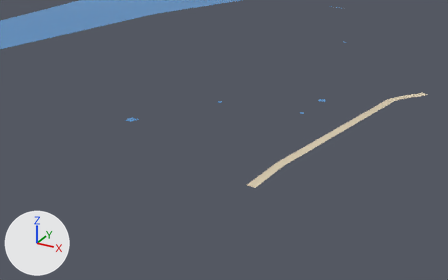
The glTF model public/assets/bengaluru-region-v1/tiles/t39_21-l1.glb, before and after one commit.
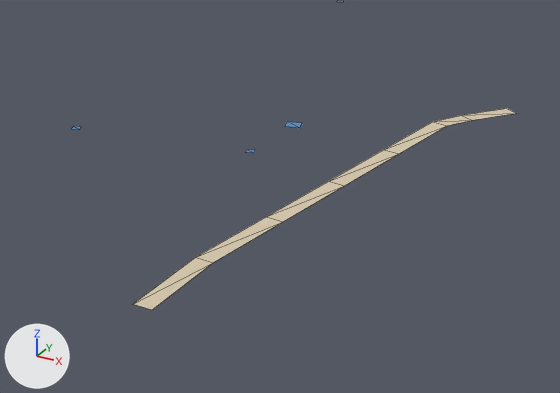
Each version is shown whole from a 50 mm lens placed at (20086.0, 10219.0, 167.0), pointed at (19880.0, 10593.0, -20.0), then close up on the part from 41% to 100% of the width and 15% to 81% of the height. Every picture has the same lights, and +X, +Y and +Z are marked at lower left. The last two pictures show the newer version. The close-ups show mesh edges as thin lines.

In view in the first close-up: 'ground' and 1 more.
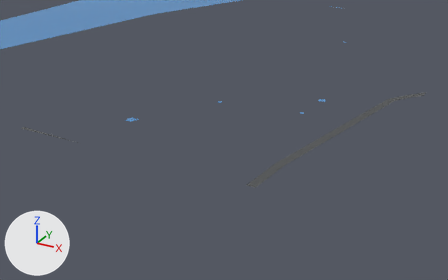
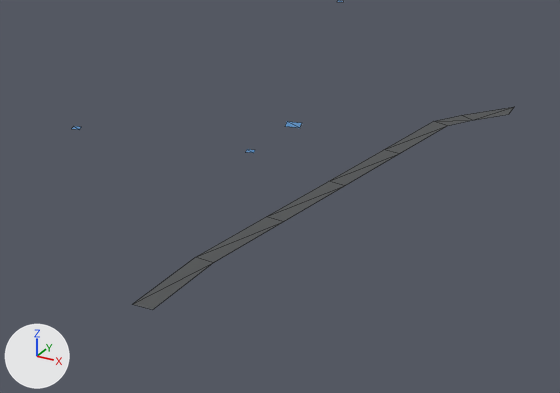
Changed parts and their boxes [x1, y1, x2, y2] in the close-ups (560 x 393 px; the box of a moved part takes in the faces that stretch with it):
'ground', reshaped
    before: [134, 108, 515, 310]
    after: [133, 107, 514, 309]
part 1 of me_ground, moved or reshaped
    before: [462, 108, 515, 120]
    after: [461, 107, 514, 120]
part 2 of me_ground, recoloured
    both: [134, 114, 491, 309]

Edits to the bpy script that builds the scene:
```text
Change me_ground:
    used by ob_ground; location = (19500.0, 10500.0, 0.0)
    verts and faces of me_ground; kept vertices keep their numbers, new ones are numbered from 16
    before: 12 (485.0, 194.0, 1.0) at pixel (461, 115), 13 (490.0, 190.0, 1.0) at pixel (472, 120), 14 (498.0, 210.0, 1.0) at pixel (506, 108), 15 (502.0, 207.0, 1.0) at pixel (516, 113)
    remove me_ground.from_pydata(...)  # 16 vertices, 14 faces; spans x 445.0..502.0, y 0.0..210.0, z 1.0
    add me_ground.from_pydata(...)  # 21 vertices, 17 faces; spans x 270.0..500.0, y 0.0..213.0, z 1.0
    me_ground part 1
    add delete_vertices([14])  # with the faces that use them
    add verts[15] = (500.0, 213.0, 1.0)  # moved, pixel (514, 106)
    add verts[21] = (500.0, 204.0, 1.0)  # pixel (508, 114)
    add faces += [(13, 21, 15)]
    me_ground part 2: 13 kept faces spanning x 445.0..500.0, y 0.0..213.0, z 1.0 get new vertex colours; the middle colour goes from beige #d7c9ae to dark grey #535556
    other edits to the shape of me_ground do not show in these pictures
```
